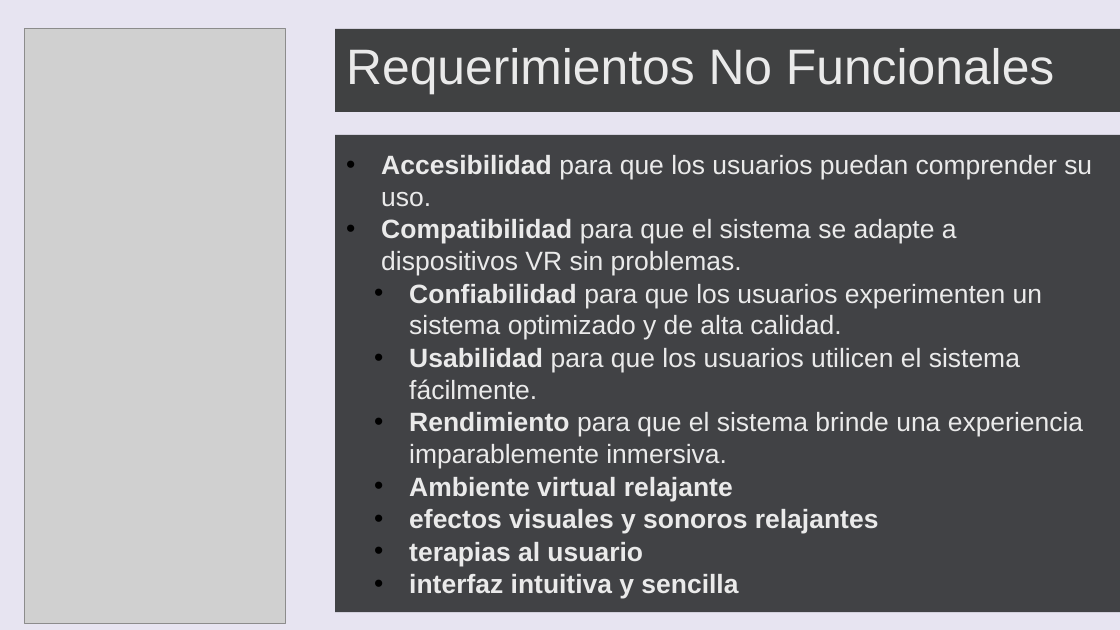
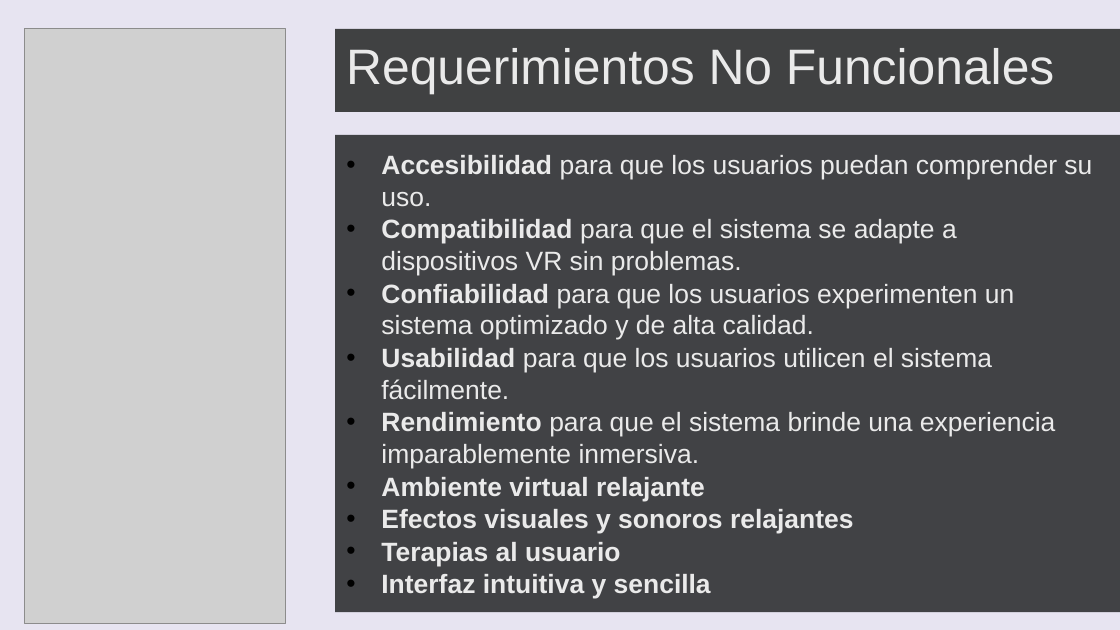
Before and after one commit to DanixaChan/Grupo-2, a slide deck: slide 9 of Fase 1/Evidencias Grupales/CalmaVR-Fase1.pptx. Drawn at 1120x630 pixels with LibreOffice and Linux fonts; fonts in the diff are those of the drawing; grey boxes stand for pictures; background and template pictures are left out. Boxes give left, top, right and bottom in pixels: in the first picture for what was removed or moved away, otherwise in the second. Text is boxed around its words. In the diff, an @@ line names an element or a change of style, - is before the commit and + after.

```diff
--- a/Fase 1/Evidencias Grupales/CalmaVR-Fase1.pptx
+++ b/Fase 1/Evidencias Grupales/CalmaVR-Fase1.pptx
@@ text at [381,284,1055,501]: indent changed @@
@@ text at [381,509,854,599]: text changed @@
-• efectos visuales y sonoros relajantes
-• terapias al usuario
-• interfaz intuitiva y sencilla
+• Efectos visuales y sonoros relajantes
+• Terapias al usuario
+• Interfaz intuitiva y sencilla
```
Also in this commit, not shown: 7 other slides changed, 1 slide added, 1 slide removed.
